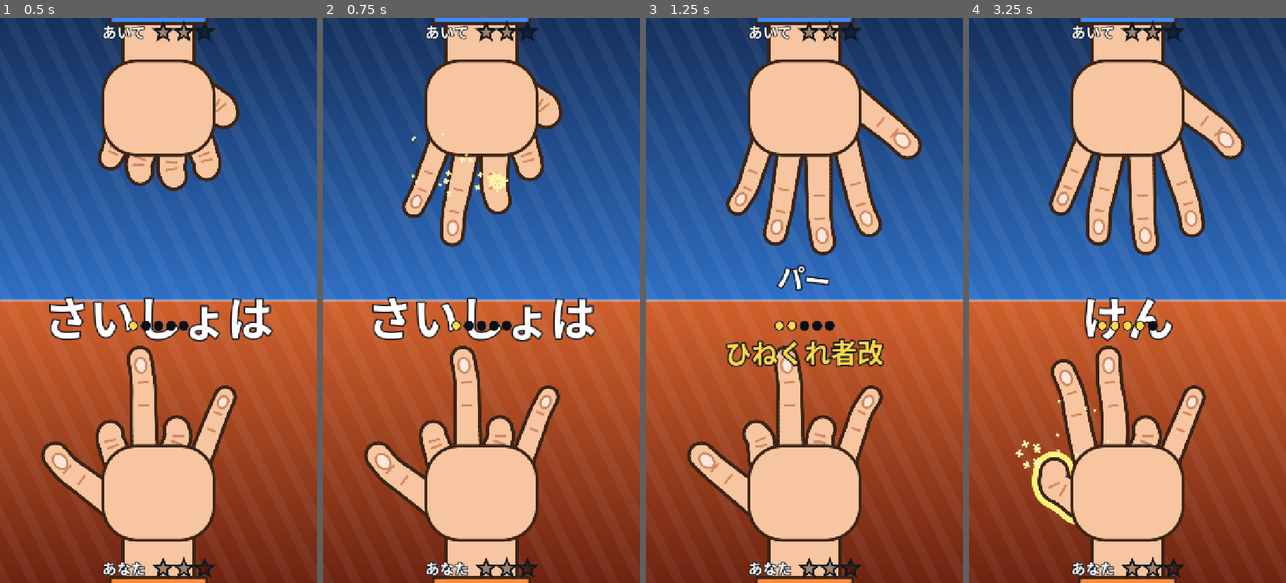
Above: before the commit, frames 1-4 (left to right).
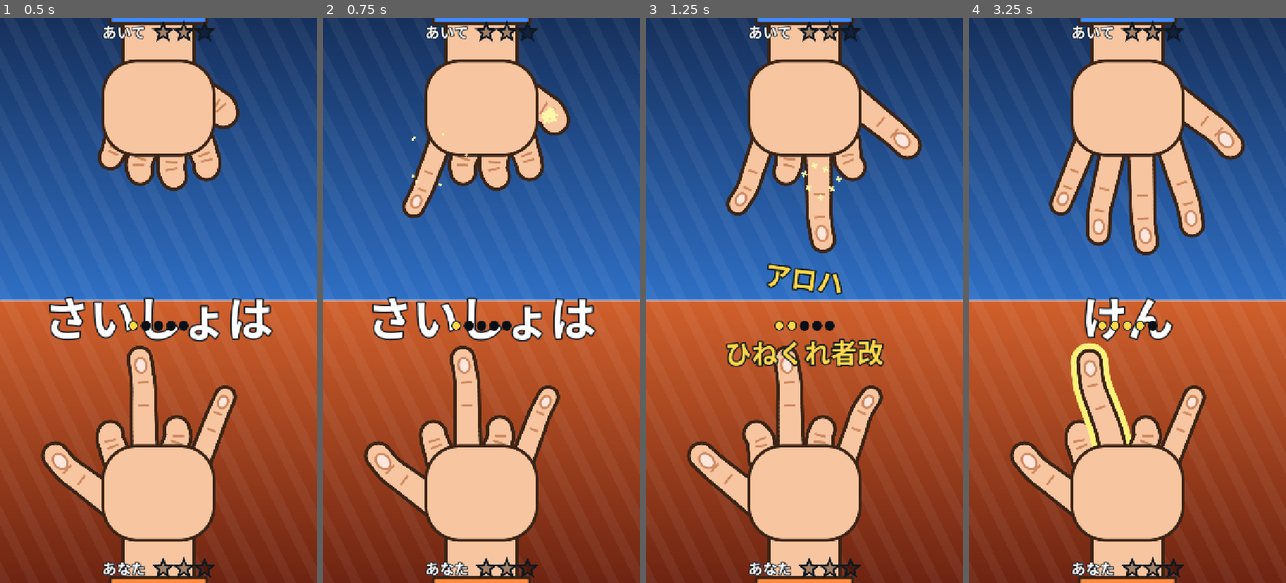
Above: after the commit, the same moments.

Repository: Omezi42/janken
Game: Godot game, scene res://scenes/battle.tscn
Two runs of this game, one before a commit and one after it. Both use one fixed random seed, a clock stepped at 60 frames per second and the inputs below.
Inputs (mouse positions are in pixels of both pictures, inside the frame that each line leads up to):
- Up to frame 1 (0.5 s): no input
- Up to frame 2 (0.75 s): drag from (481, 153) to (513, 176) at 0.52 s
- Up to frame 3 (1.25 s): no input
- Up to frame 4 (3.25 s): drag from (1127, 447) to (1111, 413) at 1.27 s; move the mouse to (1159, 176) at 2.02 s; click (1159, 176) at 2.17 s; drag from (1111, 413) to (1032, 215) at 2.77 s

Frame 1 is identical in both runs. In frame 2, 2.2% of the frame differs, in the area x 36-78%, y 11-41%; in frame 3, 3.1%; in frame 4, 4.2%, in the area x 12-52%, y 57-90%.

Commit message:
指をつかんで上下に引っぱって反転する操作にし、ボットも1本ずつ引くようにした
押した瞬間につかみ、80px引いて越えたら反転・戻したら元に戻す。つかんだ指はポインタに付いて伸び縮みする。

Co-Authored-By: Claude Opus 5.5 <noreply@anthropic.com>

Diff:
--- a/scripts/logic/hand_bot.gd
+++ b/scripts/logic/hand_bot.gd
@@ -1,8 +1,8 @@
 class_name HandBot
 extends RefCounted
-## 開発用の仮の相手。人と同じ LocalMatch.flip() で、人がなぞるように指を反転する(GameDesign 6.1節・6.2節)。
-## - ラウンドの初めにグー・チョキ・パーから1つ選び、食い違う指が並んでいる所を1回のなぞりで続けて反転する。
-## - なぞりの終わりで、ときどき隣の指まで行き過ぎる(後で直す)。
+## 開発用の仮の相手。人と同じ LocalMatch.flip() で、人が指をつかんで引くように1本ずつ反転する(GameDesign 6.1節・6.2節)。
+## - ラウンドの初めにグー・チョキ・パーから1つ選び、食い違う指を1本ずつ、引く時間を掛けて反転する。
+## - ときどき引き足りずに失敗する(時間だけ使って反転しない)。
 ## - 「ぽん」の区間に入ったら、ときどき相手の手を見て、それに勝つ手へ組み替える(見てから動くまで反応の秒数が掛かる)。
 ## 乱数は試合と別に持つ(リプレイはボットを動かさず記録だけで再現するため)。
 
@@ -22,14 +22,10 @@
 }
 ## ラウンド開始・相手の手を見たときから動き出すまでの秒数。
 const REACTION_SECONDS := 0.5
-## なぞりで帯を1つ越える秒数。
-const BAND_SECONDS := 0.09
-## なぞり終えてから次のなぞりを始めるまでの秒数(下限・上限)。
-const REGRIP_SECONDS := Vector2(0.25, 0.5)
-## なぞりの終わりで隣の指まで行き過ぎる確率。
-const OVERSHOOT_CHANCE := 0.4
-## 左(親指の側)からなぞる確率。
-const FROM_LEFT_CHANCE := 0.5
+## 1本つかんで引くまでの秒数(下限・上限)。
+const PULL_SECONDS := Vector2(0.15, 0.3)
+## 引き足りずに反転しない確率。
+const MISS_CHANCE := 0.12
 ## 相手の手を見て組み替える区間(ぽん)と、組み替える確率。
 const READ_SEGMENT := 4
 const READ_CHANCE := 0.6
@@ -39,8 +35,6 @@
 var _rng := RandomNumberGenerator.new()
 var _goal: Array = GOALS[0]
 var _wait_ticks := 0
-## いまのなぞりで、これから反転する指(なぞる順)。
-var _stroke := PackedInt32Array()
 
 
 func _init(local_match: LocalMatch, player: int, bot_seed: int) -> void:
@@ -51,48 +45,28 @@
 	_match.call_segment_changed.connect(_on_call_segment_changed)
 
 
-## LocalMatch.tick() の直前に毎回呼ぶ。
+## LocalMatch.tick() の直前に毎回呼ぶ。1本反転したら(失敗しても)、引く時間だけ次を待つ。
 func think() -> void:
 	if not _match.can_operate():
 		return
 	if _wait_ticks > 0:
 		_wait_ticks -= 1
 		return
-	if _stroke.is_empty():
-		_plan_stroke()
-		if _stroke.is_empty():
-			return
-	_match.flip(_player, _stroke[0] as HandTypes.Finger)
-	_stroke.remove_at(0)
-	if _stroke.is_empty():
-		_wait_ticks = _ticks(_rng.randf_range(REGRIP_SECONDS.x, REGRIP_SECONDS.y))
-	else:
-		_wait_ticks = _ticks(BAND_SECONDS)
-
-
-## 食い違う指が並んでいる所を1つ選び、左右どちらかからなぞる順に並べる。
-func _plan_stroke() -> void:
 	var hand := _match.hands[_player]
 	var wrong := []
 	for finger in _goal.size():
-		wrong.append(hand.settled_state(finger) != _goal[finger])
-	var start := wrong.find(true)
-	if start < 0:
+		if hand.settled_state(finger) != _goal[finger]:
+			wrong.append(finger)
+	if wrong.is_empty():
 		return
-	var end := start
-	while end + 1 < wrong.size() and wrong[end + 1]:
-		end += 1
-	var forward := _rng.randf() < FROM_LEFT_CHANCE
-	for i in end - start + 1:
-		_stroke.append(start + i if forward else end - i)
-	var beyond := end + 1 if forward else start - 1
-	if beyond >= 0 and beyond < wrong.size() and _rng.randf() < OVERSHOOT_CHANCE:
-		_stroke.append(beyond)
+	if _rng.randf() >= MISS_CHANCE:
+		var finger: int = wrong[_rng.randi_range(0, wrong.size() - 1)]
+		_match.flip(_player, finger as HandTypes.Finger)
+	_wait_ticks = _ticks(_rng.randf_range(PULL_SECONDS.x, PULL_SECONDS.y))
 
 
 func _on_round_started() -> void:
 	_goal = GOALS[_rng.randi_range(0, GOALS.size() - 1)]
-	_stroke.clear()
 	_wait_ticks = _ticks(REACTION_SECONDS)
 
 
@@ -105,7 +79,6 @@
 	var shape := HandShapeJudge.shape_of(_match.hands[opponent].states)
 	if COUNTERS.has(shape) and GOALS[COUNTERS[shape]] != _goal:
 		_goal = GOALS[COUNTERS[shape]]
-		_stroke.clear()
 		_wait_ticks = maxi(_wait_ticks, _ticks(REACTION_SECONDS))
 
 
--- a/scripts/ui/hand_view.gd
+++ b/scripts/ui/hand_view.gd
@@ -1,9 +1,9 @@
 class_name HandView
 extends Control
-## HandModel をマンガ風のゴムホースの手で描き、interactive ならなぞって入った帯の指を finger_flipped で知らせる
+## HandModel をマンガ風のゴムホースの手で描き、interactive ならつかんで引いた指の反転を finger_flipped で知らせる
 ## (GameDesign 6.1節・8.1節)。HandModel を直接動かさない(入力は LocalMatch が tick に揃えて記録・適用するため)。
 ## 手のローカル座標は手のひらの中心が原点で、指先が上(-Y)。寸法はすべて手の大きさ(短辺 × UNIT_RATIO)に対する比。
-## 帯: 左の何も起きない帯 0、親指 1 … 小指 5、右の何も起きない帯 6。押した瞬間は何もせず、隣の帯へ入るたびに知らせる。
+## 引く: 押した帯の指をつかみ、押した位置から反対の状態の向き(下が曲がり)へ FLIP_DISTANCE 越えたら反転、内へ戻ったら元に戻す。
 
 signal finger_flipped(finger: HandTypes.Finger)
 
@@ -43,8 +43,8 @@
 ## 曲がりきった指の見える長さ(伸びきりに対する比)と、太る割合。
 const CURLED_LENGTH_RATIO := 0.3
 const CURLED_FATTEN := 0.15
-## 境目を越えたとみなす距離(GameDesign 6.1節。基準解像度のピクセル)。
-const BAND_MARGIN := 12.0
+## 反転の距離(GameDesign 6.1節。基準解像度のピクセル)。つかんだ指の見た目は、この2倍で伸びきりから曲がりきりまで動く。
+const FLIP_DISTANCE := 80.0
 ## 見た目の曲がり具合が状態へ追いつくばね(行き過ぎは約1割)。
 const CURL_STIFFNESS := 300.0
 const CURL_DAMPING := 20.0
@@ -113,9 +113,6 @@
 const MOUSE_POINTER := -1
 const NO_POINTER := -2
 const NO_STATE := -1
-const NO_BAND := -1
-## 親指の帯の番号(左の何も起きない帯の次)。
-const FIRST_FINGER_BAND := 1
 
 var interactive := false
 ## 自主規制(GameDesign 2.5節)で手をモザイクで覆う。
@@ -130,11 +127,14 @@
 var _model: HandModel
 ## 押しているポインタ(マウスは MOUSE_POINTER、タッチは番号)。同時に1つだけ。
 var _pointer := NO_POINTER
-## 押しているポインタの位置(演出を除いた手のローカル座標)、いる帯と、その帯の指。
+## 押しているポインタの位置(演出を除いた手のローカル座標)と、つかんでいる指。
 var _pointer_local := Vector2.ZERO
-var _band := NO_BAND
 var _touched := NO_FINGER
-## 帯の境目のx座標(手の大きさに対する比)。境目 k は帯 k と帯 k + 1 の間。
+## つかんだときのポインタの y と指の状態、いま反転の距離を越えているか。
+var _grab_y := 0.0
+var _grab_curled := false
+var _past_flip := false
+## 帯の境目のx座標(手の大きさに対する比)。境目 k は指 k と指 k + 1 の帯の間。
 var _borders := PackedFloat32Array()
 ## 見た目だけの曲がり具合(0.0 伸びきり 〜 1.0 曲がりきり。ばねで行き過ぎる)と速さ。
 var _curls := PackedFloat32Array()
@@ -237,9 +237,13 @@
 	var unit := _unit()
 	_update_leans(step)
 	for i in HandTypes.Finger.size():
-		var pull := CURL_STIFFNESS * (_goal_curl(i) - _curls[i])
-		_curl_velocities[i] += (pull - CURL_DAMPING * _curl_velocities[i]) * step
-		_curls[i] += _curl_velocities[i] * step
+		if i == _touched:
+			_curls[i] = _grabbed_curl()
+			_curl_velocities[i] = 0.0
+		else:
+			var pull := CURL_STIFFNESS * (_goal_curl(i) - _curls[i])
+			_curl_velocities[i] += (pull - CURL_DAMPING * _curl_velocities[i]) * step
+			_curls[i] += _curl_velocities[i] * step
 		var base: Vector2 = FINGER_BASES[i] * unit
 		var tip := base + _direction(i) * _visible_length(i, unit)
 		var state: int = _model.states[i]
@@ -435,57 +439,53 @@
 		return
 	_pointer = pointer
 	_pointer_local = _rest_transform().affine_inverse() * at
-	var x := _pointer_local.x / _unit()
-	_band = 0
-	while _band < _borders.size() and x >= _borders[_band]:
-		_band += 1
-	_touched = _finger_of(_band)
-
-
-## 今の帯の境目を BAND_MARGIN 越えるたびに隣の帯へ1つ進む(帯を飛ばしても通った帯はすべて反転する)。
+	_touched = _finger_at(_pointer_local.x / _unit())
+	_grab_y = _pointer_local.y
+	_grab_curled = _model.settled_state(_touched) == HandTypes.FingerState.CURLED
+	_past_flip = false
+
+
+## つかんだ指を反対の状態の向きへ FLIP_DISTANCE 越えたら反転、内へ戻ったら元に戻すよう知らせる。
 func _drag(pointer: int, at: Vector2) -> void:
 	if pointer != _pointer:
 		return
 	_pointer_local = _rest_transform().affine_inverse() * at
-	var x := _pointer_local.x / _unit()
-	var margin := BAND_MARGIN / _unit()
-	while _band < _borders.size() and x > _borders[_band] + margin:
-		_enter_band(_band + 1)
-	while _band > 0 and x < _borders[_band - 1] - margin:
-		_enter_band(_band - 1)
-
-
-func _enter_band(band: int) -> void:
-	_band = band
-	_touched = _finger_of(band)
-	if _touched != NO_FINGER:
+	var past := _pull() > FLIP_DISTANCE
+	if past != _past_flip:
+		_past_flip = past
 		finger_flipped.emit(_touched as HandTypes.Finger)
 
 
 func _release() -> void:
 	_pointer = NO_POINTER
-	_band = NO_BAND
 	_touched = NO_FINGER
 
 
-## 帯の指。何も起きない帯なら NO_FINGER。
-func _finger_of(band: int) -> int:
-	var finger := band - FIRST_FINGER_BAND
-	if finger < 0 or finger >= HandTypes.Finger.size():
-		return NO_FINGER
+## つかんだ位置から、反対の状態の向き(伸びていれば下、曲がっていれば上)へ動いた距離。
+func _pull() -> float:
+	var down := _pointer_local.y - _grab_y
+	return -down if _grab_curled else down
+
+
+## つかんでいる指の見た目の曲がり具合(ポインタに付いて動く)。
+func _grabbed_curl() -> float:
+	var start := 1.0 if _grab_curled else 0.0
+	return clampf(start + (_pointer_local.y - _grab_y) / (FLIP_DISTANCE * 2.0), 0.0, 1.0)
+
+
+## x は手の大きさに対する比。x が入る帯の指(両端の帯は画面の端まで)。
+func _finger_at(x: float) -> int:
+	var finger := 0
+	while finger < _borders.size() and x >= _borders[finger]:
+		finger += 1
 	return finger
 
 
-## 伸びきった指先のx座標の中点で分け、親指・小指の帯は隣との間の半分だけ指先の外へ広げる(GameDesign 6.1節)。
+## 伸びきった指先のx座標の中点(GameDesign 6.1節)。
 func _band_borders() -> PackedFloat32Array:
-	var tips := PackedFloat32Array()
-	for i in HandTypes.Finger.size():
-		tips.append(_extended_tip(i).x)
-	var last := tips.size() - 1
-	var borders := PackedFloat32Array([tips[0] - (tips[1] - tips[0]) / 2.0])
-	for i in last:
-		borders.append((tips[i] + tips[i + 1]) / 2.0)
-	borders.append(tips[last] + (tips[last] - tips[last - 1]) / 2.0)
+	var borders := PackedFloat32Array()
+	for i in HandTypes.Finger.size() - 1:
+		borders.append((_extended_tip(i).x + _extended_tip(i + 1).x) / 2.0)
 	return borders
 
 
--- a/tools/tests/hand_view_tests.gd
+++ b/tools/tests/hand_view_tests.gd
@@ -1,78 +1,80 @@
 extends RefCounted
-## HandView のなぞり操作(GameDesign 6.1節)。押した瞬間は何もせず、帯へ入るたびに反転を知らせる。
+## HandView の引っぱる操作(GameDesign 6.1節)。押した帯の指をつかみ、反転の距離を越えたら反転・戻ったら元に戻す。
 
+const E := HandTypes.FingerState.EXTENDED
+const C := HandTypes.FingerState.CURLED
 const VIEW_SIZE := Vector2(720.0, 563.0)
-const Y := 100.0
+const GRAB_Y := 0.0
 
 var _view: HandView
+var _model := HandModel.new()
 var _flipped := []
 
 
 func run(assert_true: Callable) -> void:
 	_view = HandView.new()
 	_view.size = VIEW_SIZE
-	_view.bind(HandModel.new())
+	_view.bind(_model)
 	_view.finger_flipped.connect(func(finger: HandTypes.Finger) -> void: _flipped.append(finger))
-	_test_press_does_nothing(assert_true)
-	_test_margin(assert_true)
-	_test_sweep(assert_true)
+	_test_pull(assert_true)
+	_test_push_up(assert_true)
+	_test_one_finger_per_grab(assert_true)
 	_view.free()
 
 
-func _test_press_does_nothing(assert_true: Callable) -> void:
-	_press(_band_center(2))
-	assert_true.call(_flipped.is_empty(), "押した瞬間は反転しない")
-	_drag(_band_center(3))
-	assert_true.call(_flipped == [HandTypes.Finger.MIDDLE], "隣の帯へ入ったらその指を反転 %s" % [_flipped])
-	_drag(_band_center(2))
-	assert_true.call(
-		_flipped == [HandTypes.Finger.MIDDLE, HandTypes.Finger.INDEX],
-		"戻って入った帯の指も反転 %s" % [_flipped]
-	)
+func _test_pull(assert_true: Callable) -> void:
+	_model.set_pose([E, E, E, E, E])
+	_flipped.clear()
+	_press(_band_center(HandTypes.Finger.MIDDLE), GRAB_Y)
+	_drag(_band_center(HandTypes.Finger.MIDDLE), GRAB_Y + HandView.FLIP_DISTANCE * 0.9)
+	assert_true.call(_flipped.is_empty(), "反転の距離に届かなければ反転しない")
+	_drag(_band_center(HandTypes.Finger.MIDDLE), GRAB_Y + HandView.FLIP_DISTANCE * 1.1)
+	assert_true.call(_flipped == [HandTypes.Finger.MIDDLE], "伸びた指を下へ引いて距離を越えたら反転 %s" % [_flipped])
+	_drag(_band_center(HandTypes.Finger.MIDDLE), GRAB_Y + HandView.FLIP_DISTANCE * 0.5)
+	assert_true.call(_flipped.size() == 2, "距離の内へ戻したら元に戻す")
 	_release()
 
 
-func _test_margin(assert_true: Callable) -> void:
+func _test_push_up(assert_true: Callable) -> void:
+	_model.set_pose([C, C, C, C, C])
 	_flipped.clear()
-	_press(_band_center(1))
-	var margin := HandView.BAND_MARGIN / _view._unit()
-	_drag(_view._borders[1] + margin / 2.0)
-	assert_true.call(_flipped.is_empty(), "境目を越えた距離が余白より短ければ反転しない")
-	_drag(_view._borders[1] + margin * 2.0)
-	assert_true.call(_flipped == [HandTypes.Finger.INDEX], "余白を越えたら反転")
-	_drag(_view._borders[1] - margin / 2.0)
-	assert_true.call(_flipped.size() == 1, "境目のそばで戻っても余白の内なら反転しない")
+	_press(_band_center(HandTypes.Finger.THUMB), GRAB_Y)
+	_drag(_band_center(HandTypes.Finger.THUMB), GRAB_Y + HandView.FLIP_DISTANCE * 2.0)
+	assert_true.call(_flipped.is_empty(), "曲がった指を下へ引いても反転しない")
+	_drag(_band_center(HandTypes.Finger.THUMB), GRAB_Y - HandView.FLIP_DISTANCE * 1.1)
+	assert_true.call(_flipped == [HandTypes.Finger.THUMB], "曲がった指は上へ押し上げて反転")
 	_release()
 
 
-func _test_sweep(assert_true: Callable) -> void:
+func _test_one_finger_per_grab(assert_true: Callable) -> void:
+	_model.set_pose([E, E, E, E, E])
 	_flipped.clear()
-	_press(_band_center(0))
-	_drag(_band_center(6))
-	assert_true.call(_flipped == [0, 1, 2, 3, 4], "一度に端から端へ動いても通った帯はすべて反転 %s" % [_flipped])
+	_press(_band_center(HandTypes.Finger.INDEX), GRAB_Y)
+	_drag(_band_center(HandTypes.Finger.PINKY), GRAB_Y + HandView.FLIP_DISTANCE * 1.1)
+	assert_true.call(_flipped == [HandTypes.Finger.INDEX], "横へ動いてもつかんだ指だけ反転 %s" % [_flipped])
 	_release()
 
 
-## 帯の中央(手の大きさに対する比)。両端の何も起きない帯は外側の境目から少し外。
-func _band_center(band: int) -> float:
+## 指の帯の中央(手の大きさに対する比)。両端の帯は外側の境目から少し外。
+func _band_center(finger: int) -> float:
 	var borders := _view._borders
-	if band == 0:
+	if finger == 0:
 		return borders[0] - 0.2
-	if band == borders.size():
+	if finger == borders.size():
 		return borders[borders.size() - 1] + 0.2
-	return (borders[band - 1] + borders[band]) / 2.0
+	return (borders[finger - 1] + borders[finger]) / 2.0
 
 
-func _at(x: float) -> Vector2:
-	return _view._rest_transform() * Vector2(x * _view._unit(), Y)
+func _at(x: float, y: float) -> Vector2:
+	return _view._rest_transform() * Vector2(x * _view._unit(), y)
 
 
-func _press(x: float) -> void:
-	_view._press(HandView.MOUSE_POINTER, _at(x), true)
+func _press(x: float, y: float) -> void:
+	_view._press(HandView.MOUSE_POINTER, _at(x, y), true)
 
 
-func _drag(x: float) -> void:
-	_view._drag(HandView.MOUSE_POINTER, _at(x))
+func _drag(x: float, y: float) -> void:
+	_view._drag(HandView.MOUSE_POINTER, _at(x, y))
 
 
 func _release() -> void:
Not shown, changed: docs/TODO.md
